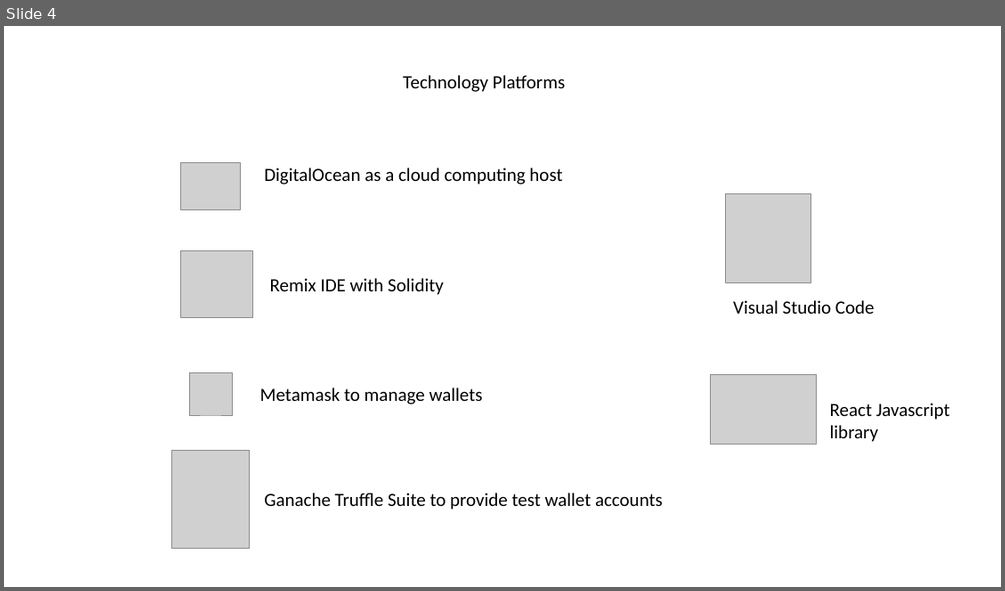
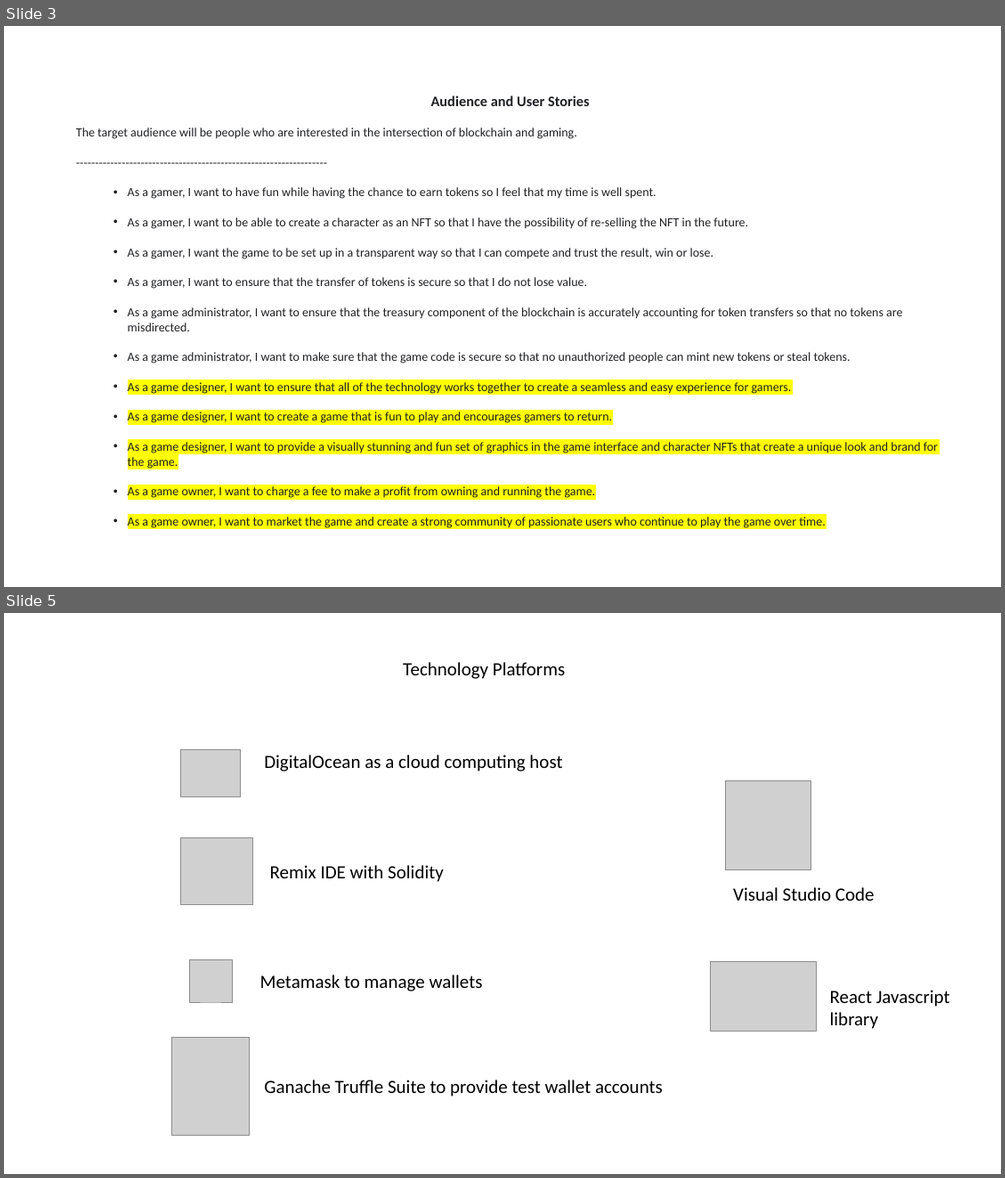
Before and after one commit to justcb/orderandchaos, a slide deck: 20220523_OAC_Presentation_draft.pptx. Shown one above the other, each under a label of ours: slide 4 before the commit, slides 3 and 5 after it; the slides between them are not shown. The pictures are 1005x591 and 1005x1178 pixels, drawn with LibreOffice and Linux fonts; fonts in the diff are those of the drawing; grey boxes stand for pictures. Boxes give left, top, right and bottom in pixels: in the first picture for what was removed or moved away, otherwise in the second. Text is boxed around its words. In the diff, an @@ line names an element or a change of style, - is before the commit and + after.

```diff
--- a/20220523_OAC_Presentation_draft.pptx
+++ b/20220523_OAC_Presentation_draft.pptx
@@ slide 3 added at (4,26,1001,587), background #FFFFFF @@
@@ text added at (76,95,938,528), 12 pt, text #202124 @@
+Audience and User Stories
+The target audience will be people who are interested in the intersection of blockchain and gaming.
+------------------------------------------------------------------
+  • As a gamer, I want to have fun while having the chance to earn tokens so I feel that my time is well spent.
+  • As a gamer, I want to be able to create a character as an NFT so that I have the possibility of re-selling the NFT in the future.
+  • As a gamer, I want the game to be set up in a transparent way so that I can compete and trust the result, win or lose.
+  • As a gamer, I want to ensure that the transfer of tokens is secure so that I do not lose value.
+  • As a game administrator, I want to ensure that the treasury component of the blockchain is accurately accounting for token transfers so that no tokens are misdirected.
+  • As a game administrator, I want to make sure that the game code is secure so that no unauthorized people can mint new tokens or steal tokens.
+  • As a game designer, I want to ensure that all of the technology works together to create a seamless and easy experience for gamers.
+  • As a game designer, I want to create a game that is fun to play and encourages gamers to return.
+  • As a game designer, I want to provide a visually stunning and fun set of graphics in the game interface and character NFTs that create a unique look and brand for the game.
+  • As a game owner, I want to charge a fee to make a profit from owning and running the game.
+  • As a game owner, I want to market the game and create a strong community of passionate users who continue to play the game over time.
@@ what was slide 4 is now slide 5 @@
```
Also in this commit, not shown: 4 slides changed, 1 other slide added.
